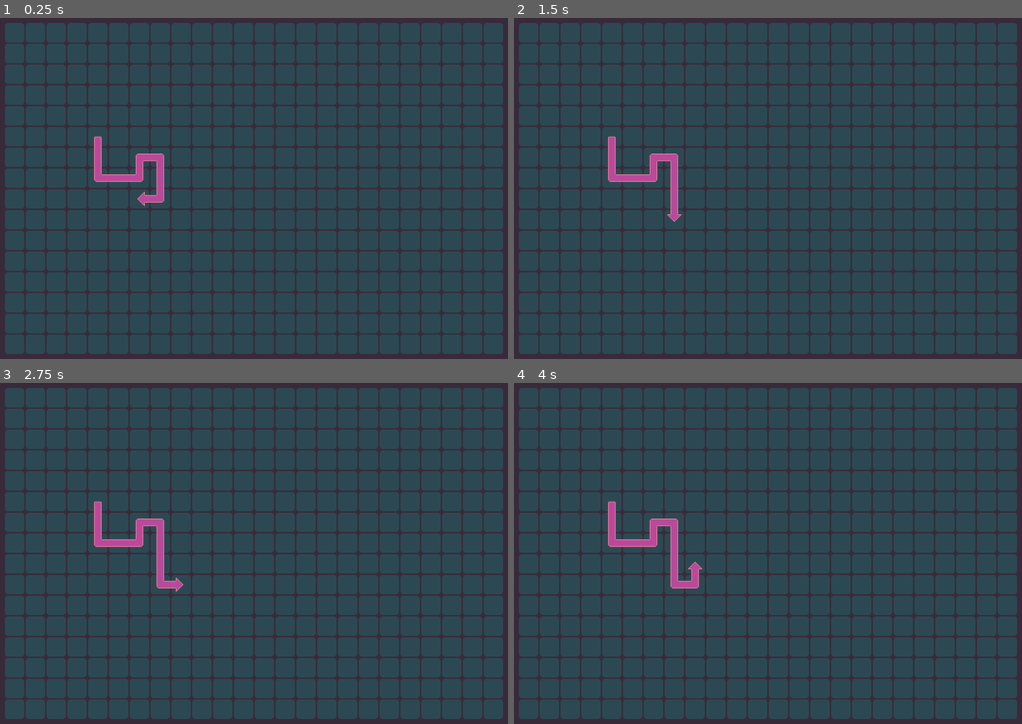
Above: before the commit, frames 1-4 (two rows, left to right).
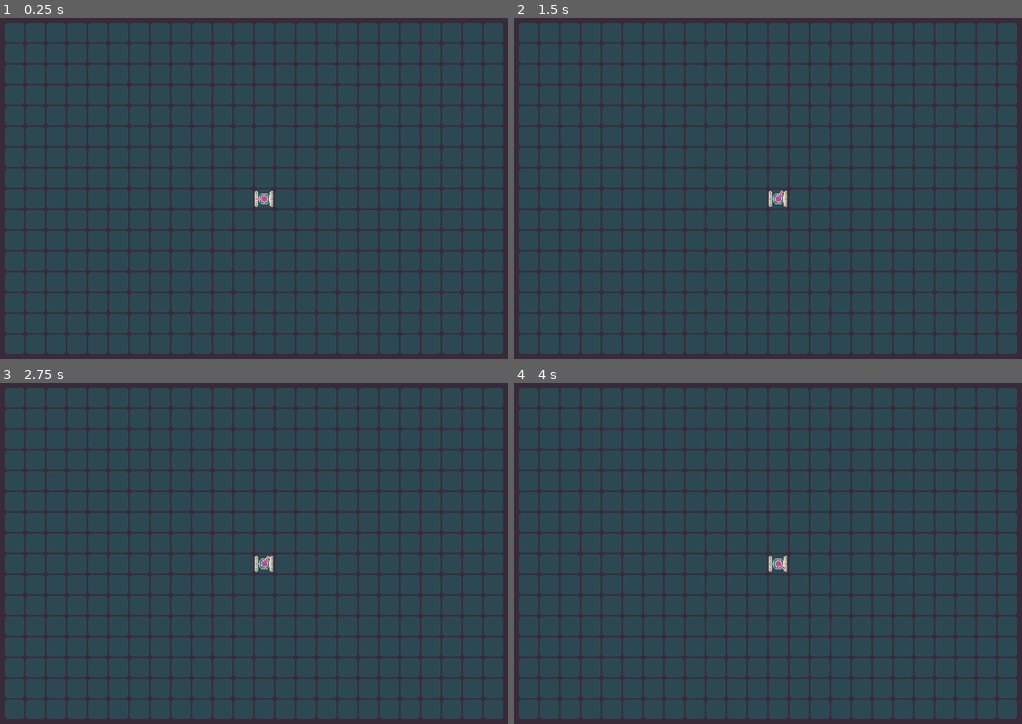
Above: after the commit, the same moments.

Repository: marc-jones/gdl-summer-jam-2021
Game: Godot game, scene res://nodes/PlayState.tscn
Same seed, same stepped clock (60 frames per second), same inputs: the game is played once before the commit and once after it.
Inputs (mouse positions are in pixels of both pictures, inside the frame that each line leads up to):
- Up to frame 1 (0.25 s): no input
- Up to frame 2 (1.5 s): tap Enter (ui_accept) at 0.5, 1.35 s; move the mouse to (915, 168) at 0.52 s; hold Right (ui_right) 0.53-1.28 s; hold Enter (ui_accept) 0.53-1.28 s; move the mouse to (635, 208) at 1.27 s; hold Down (ui_down) from 1.28 s (still down)
- Up to frame 3 (2.75 s): tap Enter (ui_accept) at 1.52, 1.82, 2 s; move the mouse to (320, 468) at 2.02 s; release Down (ui_down) at 2.03 s; hold Right (ui_right) from 2.03 s (still down); hold Enter (ui_accept) from 2.03 s (still down)
- Up to frame 4 (4 s): move the mouse to (732, 631) at 2.77 s; release Right (ui_right) at 2.78 s; release Enter (ui_accept) at 2.78 s; hold Up (ui_up) 2.78-3.53 s; tap Enter (ui_accept) at 2.85, 3.02, 3.32 s; move the mouse to (966, 611) at 3.52 s; hold Left (ui_left) from 3.53 s (still down); hold Enter (ui_accept) from 3.53 s (still down)

The runs differ from the first frame. In frame 1, 1.0% of the frame differs, in the area x 18-54%, y 34-56%; in frame 2, 1.0%; in frame 3, 1.1%; in frame 4, 1.2%, in the area x 18-54%, y 34-61%.

Commit message:
Added player and basic movement

Diff:
--- a/nodes/PlayState.tscn
+++ b/nodes/PlayState.tscn
@@ -11,3 +11,5 @@
 
 [node name="Indicator" type="Node2D" parent="."]
 script = ExtResource( 3 )
+
+[node name="Entities" type="Node2D" parent="."]
--- /dev/null
+++ b/nodes/Player.tscn
@@ -0,0 +1,44 @@
+[gd_scene load_steps=8 format=2]
+
+[ext_resource path="res://assets/sprites/tank/turret.png" type="Texture" id=1]
+[ext_resource path="res://assets/sprites/tank/track/track_01.png" type="Texture" id=2]
+[ext_resource path="res://assets/sprites/tank/body.png" type="Texture" id=3]
+[ext_resource path="res://assets/sprites/tank/track/track_00.png" type="Texture" id=4]
+[ext_resource path="res://assets/sprites/tank/track/track_02.png" type="Texture" id=5]
+[ext_resource path="res://scripts/Player.gd" type="Script" id=6]
+
+[sub_resource type="SpriteFrames" id=1]
+animations = [ {
+"frames": [ ExtResource( 4 ) ],
+"loop": true,
+"name": "idle",
+"speed": 5.0
+}, {
+"frames": [ ExtResource( 4 ), ExtResource( 2 ), ExtResource( 5 ) ],
+"loop": true,
+"name": "moving",
+"speed": 12.0
+} ]
+
+[node name="Player" type="Node2D"]
+script = ExtResource( 6 )
+
+[node name="Body" type="Sprite" parent="."]
+texture = ExtResource( 3 )
+
+[node name="LeftTrack" type="AnimatedSprite" parent="."]
+position = Vector2( -12, 0 )
+frames = SubResource( 1 )
+animation = "idle"
+playing = true
+
+[node name="RightTrack" type="AnimatedSprite" parent="."]
+position = Vector2( 11, 0 )
+frames = SubResource( 1 )
+animation = "idle"
+playing = true
+
+[node name="Turret" type="Sprite" parent="."]
+texture = ExtResource( 1 )
+
+[node name="Tween" type="Tween" parent="."]
--- a/scripts/Grid.gd
+++ b/scripts/Grid.gd
@@ -3,14 +3,16 @@
 var tile_size
 
 var texture_array
-var panel_height = 16
-var panel_width = 24
+var panel_height
+var panel_width
 
 var size
 
 var sprite_references = []
 
-func init(input_texture_array):
+func init(input_texture_array, height, width):
+	panel_height = height
+	panel_width = width
 	texture_array = input_texture_array
 	tile_size = texture_array[0].get_size()
 	size = Vector2(0, 0)
--- a/scripts/Indicator.gd
+++ b/scripts/Indicator.gd
@@ -1,16 +1,6 @@
 extends Node2D
 
 var current_path = [
-	Vector2(4, 5),
-	Vector2(4, 6),
-	Vector2(4, 7),
-	Vector2(5, 7),
-	Vector2(6, 7),
-	Vector2(6, 6),
-	Vector2(7, 6),
-	Vector2(7, 7),
-	Vector2(7, 8),
-	Vector2(6, 8)
 ]
 
 var texture_dict = {
@@ -31,6 +21,7 @@
 }
 
 var grid
+var active = true
 
 func _ready():
 	pass
@@ -41,6 +32,8 @@
 func refresh_trail():
 	for old_node in get_children():
 		old_node.queue_free()
+	if len(current_path) < 2:
+		return
 	for idx in range(len(current_path)):
 		var prev_diff = null
 		var next_diff = null
@@ -94,10 +87,22 @@
 	add_child(sprite)
 
 func input(diff):
+	if not active:
+		return
 	var new_position = current_path.back() + diff
-	if new_position == current_path[-2]:
+	if len(current_path) > 1 and new_position == current_path[-2]:
 		current_path.pop_back()
 	elif (not new_position in current_path and
 		grid.test_grid_position_in_range(new_position)):
 		current_path.append(new_position)
 	refresh_trail()
+
+func start_new_path(start_grid_position):
+	current_path = [start_grid_position]
+	refresh_trail()
+
+func set_active(input_bool):
+	active = input_bool
+
+func get_current_path():
+	return(current_path)
--- a/scripts/PlayState.gd
+++ b/scripts/PlayState.gd
@@ -1,25 +1,47 @@
 extends Node2D
-
 
 var floor_textures = [
 	preload("res://assets/sprites/floor.png")
 ]
+var map_height = 16
+var map_width = 24
+var player_start_grid_position = Vector2(map_width/2, map_height/2)
 
 var map_midpoint
 
 func _ready():
 	map_midpoint = get_viewport_rect().size / 2
-	init_grid()
+	init_map()
 	init_indicator()
+	add_player()
 
-func init_grid():
-	$Grid.init(floor_textures)
+func init_map():
+	$Grid.init(floor_textures, map_height, map_width)
 	$Grid.set_position(map_midpoint)
+	$Entities.set_position(map_midpoint)
 
 func init_indicator():
 	$Indicator.init($Grid)
+	$Indicator.start_new_path(player_start_grid_position)
 	$Indicator.refresh_trail()
 	$Indicator.set_position(map_midpoint)
+
+func add_player():
+	var packed_player = load("res://nodes/Player.tscn")
+	var player = packed_player.instance()
+	player.init($Grid)
+	player.set_grid_position(player_start_grid_position)
+	var _return = player.connect("moving_change", self, "player_move_change")
+	$Entities.add_child(player)
+
+func player_move_change(moving_bool):
+	if moving_bool:
+		pass
+	else:
+		$Indicator.set_active(true)
+		$Indicator.start_new_path(
+			$Grid.get_grid_position($Entities/Player.get_position())
+		)
 
 func _input(event):
 	if event.is_action_pressed("ui_up"):
@@ -30,3 +52,9 @@
 		$Indicator.input(Vector2(-1, 0))
 	elif event.is_action_pressed("ui_right"):
 		$Indicator.input(Vector2(1, 0))
+	elif event.is_action_pressed("ui_accept"):
+		# DEBUG
+		$Entities/Player.move_along_path($Indicator.get_current_path())
+		$Indicator.set_active(false)
+	if event is InputEventMouseMotion:
+		$Entities/Player.update_mouse_position(event.position)
--- /dev/null
+++ b/scripts/Player.gd
@@ -0,0 +1,60 @@
+extends Node2D
+
+signal moving_change
+
+var move_time = 0.4
+var rotation_speed = 1.2*PI
+
+var grid
+var current_grid_path = []
+var moving = false
+var target_turret_angle = 0
+
+func _ready():
+	var _return = $Tween.connect("tween_all_completed", self, "tween_to_next_grid_position")
+
+func init(grid_ref):
+	grid = grid_ref
+
+func set_grid_position(input_grid_position):
+	set_position(grid.get_pixel_position(input_grid_position))
+
+func move_along_path(input_grid_path):
+	current_grid_path = input_grid_path
+	moving = true
+	emit_signal("moving_change", moving)
+	tween_to_next_grid_position()
+
+func tween_to_next_grid_position():
+	current_grid_path.pop_front()
+	if len(current_grid_path) == 0:
+		moving = false
+		emit_signal("moving_change", moving)
+		return
+	var target = grid.get_pixel_position(current_grid_path[0])
+	$Tween.interpolate_property(self, "position", position, target, move_time)
+	$Tween.start()
+
+func update_mouse_position(mouse_position):
+	target_turret_angle = get_global_position().angle_to_point(mouse_position)
+
+func _process(delta):
+	animate_rotation(delta)
+
+func animate_rotation(delta):
+	var anticlockwise_distance = $Turret.rotation - target_turret_angle
+	var clockwork_distance = target_turret_angle - $Turret.rotation
+	while clockwork_distance < 0:
+		clockwork_distance += 2*PI
+	while anticlockwise_distance < 0:
+		anticlockwise_distance += 2*PI
+	while 2*PI < clockwork_distance:
+		clockwork_distance -= 2*PI
+	while 2*PI < anticlockwise_distance:
+		anticlockwise_distance -= 2*PI
+	var rotation_direction = 1
+	if anticlockwise_distance < clockwork_distance:
+		rotation_direction = -1
+	if min(clockwork_distance, anticlockwise_distance) > 2*PI/100:
+		$Turret.rotation += rotation_direction*delta*rotation_speed
+	$Turret.rotation = fmod($Turret.rotation, 2*PI)
Binary file added: assets/sprites/tank/body.png
Not shown, added: assets/sprites/tank/body.png.import
Binary file added: assets/sprites/tank/track/track_00.png
Not shown, added: assets/sprites/tank/track/track_00.png.import
Binary file added: assets/sprites/tank/track/track_01.png
Not shown, added: assets/sprites/tank/track/track_01.png.import
Binary file added: assets/sprites/tank/track/track_02.png
Not shown, added: assets/sprites/tank/track/track_02.png.import
Binary file added: assets/sprites/tank/turret.png
Not shown, added: assets/sprites/tank/turret.png.import
